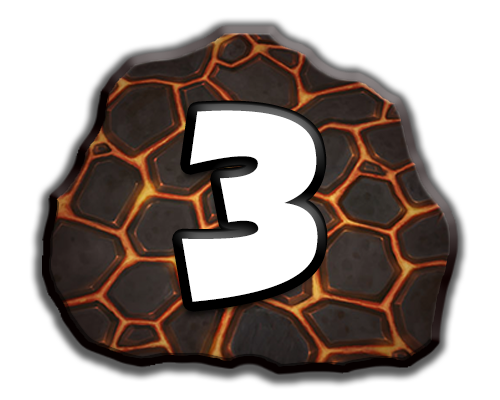
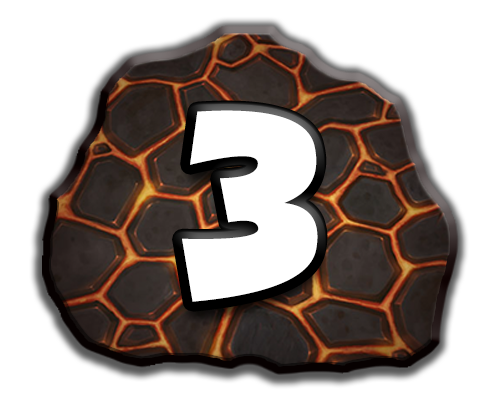
The second (500, 400) image is a revision of the first. Changes to its layers:
pixels changed over [172,166,328,326] (layer not identified)
